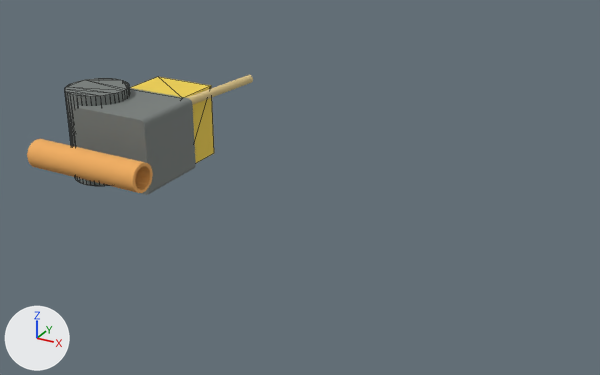
One commit to the OBJ model ros2_ws/src/fs_description/meshes/pahadi/arm_wrist_link.obj: the scene before it, then after it.
The view is the same before and after, from a 50 mm camera at (0.895, -0.961, 0.459) aimed at (0.357, 0.017, -0.03). The lights are fixed; the arrows at lower left show +X, +Y and +Z. The older version comes first. Mesh edges are drawn as thin lines on the coarser meshes. Where no turn or scale is listed for an object, it has been applied to the vertices.

Objects in the first picture: 'gripper_body_2', 'knuckle_0', 'seed_injector_3', 'tool_block_1', 'water_nozzle_4'.
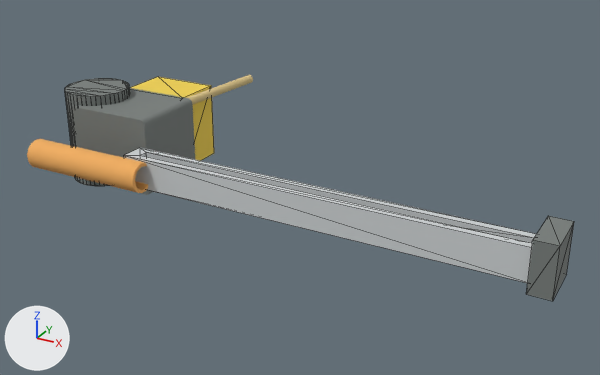
Where the change shows, as pixel boxes (x1, y1, x2, y2) in the pictures (600 x 375 px):
'feed_rail_5', added: after (124, 148, 536, 283)
'rail_end_6', added: after (526, 216, 574, 301)

The change in detail:
Material 'steel_100' (mat_steel_100) is new.
Its base color is (0.62, 0.65, 0.66) (light grey #ced3d4).
Its roughness is 0.827.
Mesh me_rail_end_6 is new.
It is a box spanning x 0.725..0.755, y -0.115..-0.045, z -0.035..0.035.
It uses material mat_graphite_100 (grey #797e7c).
Mesh me_feed_rail_5 is new.
It has 16 vertices, 32 faces and spans x 0.14..0.74, y -0.11..-0.074, z -0.023..0.023.
It uses material mat_steel_100 (light grey #ced3d4).
Object 'rail_end_6' (ob_rail_end_6) is new; it shows me_rail_end_6.
Its location is (0.0, 0.0, 0.0).
Object 'feed_rail_5' (ob_feed_rail_5) is new; it shows me_feed_rail_5.
Its location is (0.0, 0.0, 0.0).
